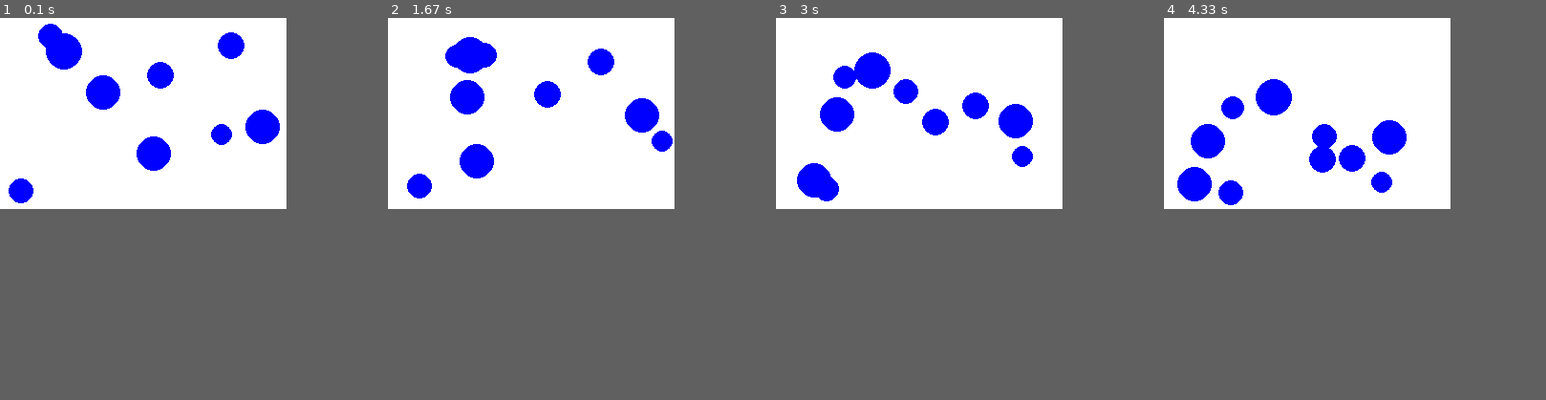
Above: before the commit, frames 1-4 (left to right).
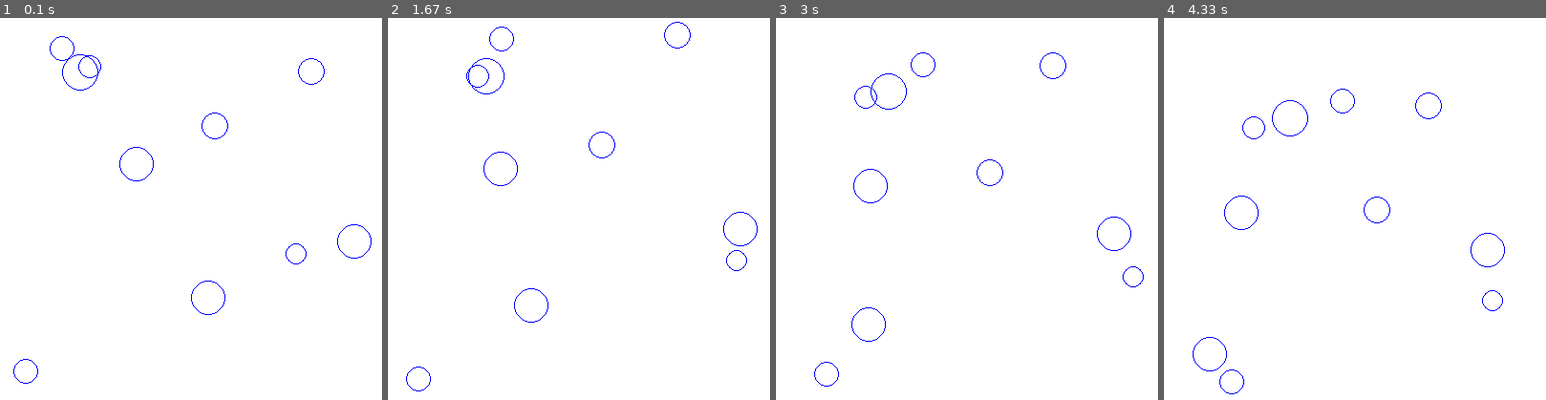
Above: after the commit, the same moments.

Repository: CamShaft54/CamShaft54-ff-project
Game: pygame game, started from pygame_testing.py
Two runs of this game, one before a commit and one after it. Both use one fixed random seed, a clock stepped at 60 frames per second and the inputs below.
Inputs:
- Up to frame 1 (0.1 s): no input
- Up to frame 2 (1.67 s): no input
- Up to frame 3 (3 s): no input
- Up to frame 4 (4.33 s): no input
In our replay, the window is 300x200 before the commit and 400x400 after it. These sizes can differ from the game's own. Grey fills any space a smaller window leaves; there, only what the larger window draws over its background counts as a difference.

The runs differ from the first frame. In frame 1, 4.4% of the frame differs, in the area x 2-98%, y 1-96%; in frame 2, 4.5%; in frame 3, 4.7%; in frame 4, 4.9%, in the area x 3-90%, y 16-99%.

Commit message:
Add Project Timeline in Decomposition.md.

Diff:
--- /dev/null
+++ b/focus_day_project.py
@@ -0,0 +1,143 @@
+import random
+
+# Library imports
+import pygame
+from pygame.key import *
+from pygame.locals import *
+from pygame.color import *
+
+# pymunk imports
+import pymunk
+import pymunk.pygame_util
+
+
+class BouncyBalls(object):
+    """
+    This class implements a simple scene in which there is a static platform (made up of a couple of lines)
+    that don't move. Balls appear occasionally and drop onto the platform. They bounce around.
+    """
+    def __init__(self):
+        # Space
+        self._space = pymunk.Space()
+        self._space.gravity = (0.0, -900.0)
+
+        # Physics
+        # Time step
+        self._dt = 1.0 / 60.0
+        # Number of physics steps per screen frame
+        self._physics_steps_per_frame = 1
+
+        # pygame
+        pygame.init()
+        self._screen = pygame.display.set_mode((600, 600))
+        self._clock = pygame.time.Clock()
+
+        self._draw_options = pymunk.pygame_util.DrawOptions(self._screen)
+
+        # Static barrier walls (lines) that the balls bounce off of
+        self._add_static_scenery()
+
+        # Balls that exist in the world
+        self._balls = []
+
+        # Execution control and time until the next ball spawns
+        self._running = True
+        self._ticks_to_next_ball = 10
+
+    def run(self):
+        """
+        The main loop of the game.
+        :return: None
+        """
+        # Main loop
+        while self._running:
+            # Progress time forward
+            for x in range(self._physics_steps_per_frame):
+                self._space.step(self._dt)
+
+            self._process_events()
+            self._update_balls()
+            self._clear_screen()
+            self._draw_objects()
+            pygame.display.flip()
+            # Delay fixed time between frames
+            self._clock.tick(50)
+            pygame.display.set_caption("fps: " + str(self._clock.get_fps()))
+
+    def _add_static_scenery(self):
+        """
+        Create the static bodies.
+        :return: None
+        """
+        static_body = self._space.static_body
+        static_lines = [pymunk.Segment(static_body, (111.0, 246.0), (407.0, 246.0), 0.0),
+                        pymunk.Segment(static_body, (407.0, 246.0), (407.0, 500.0), 0.0),
+                        pymunk.Segment(static_body, (111.0, 246.0), (111.0, 500.0), 0.0)]
+        for line in static_lines:
+            line.elasticity = 0.95
+            line.friction = 0.9
+        self._space.add(static_lines)
+
+    def _process_events(self):
+        """
+        Handle game and events like keyboard input. Call once per frame only.
+        :return: None
+        """
+        for event in pygame.event.get():
+            if event.type == QUIT:
+                self._running = False
+            elif event.type == KEYDOWN and event.key == K_ESCAPE:
+                self._running = False
+            elif event.type == KEYDOWN and event.key == K_p:
+                pygame.image.save(self._screen, "bouncing_balls.png")
+
+    def _update_balls(self):
+        """
+        Create/remove balls as necessary. Call once per frame only.
+        :return: None
+        """
+        self._ticks_to_next_ball -= 1
+        if self._ticks_to_next_ball <= 0:
+            self._create_ball()
+            self._ticks_to_next_ball = 100
+        # Remove balls that fall below 100 vertically
+        balls_to_remove = [ball for ball in self._balls if ball.body.position.y < 100]
+        for ball in balls_to_remove:
+            self._space.remove(ball, ball.body)
+            self._balls.remove(ball)
+
+    def _create_ball(self):
+        """
+        Create a ball.
+        :return:
+        """
+        mass = 10
+        radius = 25
+        inertia = pymunk.moment_for_circle(mass, 0, radius, (0, 0))
+        body = pymunk.Body(mass, inertia)
+        x = random.randint(115, 350)
+        body.position = x, 400
+        shape = pymunk.Circle(body, radius, (0, 0))
+        shape.elasticity = 0.95
+        shape.friction = 0.9
+        self._space.add(body, shape)
+        self._balls.append(shape)
+
+    def _clear_screen(self):
+        """
+        Clears the screen.
+        :return: None
+        """
+        self._screen.fill(THECOLORS["white"])
+
+    def _draw_objects(self):
+        """
+        Draw the objects.
+        :return: None
+        """
+        self._space.debug_draw(self._draw_options)
+
+
+if __name__ == '__main__':
+    game = BouncyBalls()
+    game.run()
--- a/pygame_testing.py
+++ b/pygame_testing.py
@@ -1,15 +1,12 @@
 import pygame
+import random
 import math
-import random
-import sys
 
-background_color = (255, 255, 255)
-(width, height) = (300, 200)
+background_colour = (255, 255, 255)
+(width, height) = (400, 400)
 drag = 0.999
 elasticity = 0.75
-gravity = math.pi
-gravity_length = 0.002
-
+gravity = (math.pi, 0.002)
 
 def addVectors(angle1, length1, angle2, length2):
     x = math.sin(angle1) * length1 + math.sin(angle2) * length2
@@ -21,15 +18,24 @@
     return angle, length
 
 
-class Particle:
+class Particle():
     def __init__(self, x, y, size):
         self.x = x
         self.y = y
         self.size = size
-        self.color = (0, 0, 255)
+        self.colour = (0, 0, 255)
         self.thickness = 1
         self.speed = 0
         self.angle = 0
+
+    def display(self):
+        pygame.draw.circle(screen, self.colour, (int(self.x), int(self.y)), self.size, self.thickness)
+
+    def move(self):
+        (self.angle, self.speed) = addVectors(self.angle, self.speed, gravity[0], gravity[1])
+        self.x += math.sin(self.angle) * self.speed
+        self.y -= math.cos(self.angle) * self.speed
+        self.speed *= drag
 
     def bounce(self):
         if self.x > width - self.size:
@@ -52,19 +58,10 @@
             self.angle = math.pi - self.angle
             self.speed *= elasticity
 
-    def display(self):
-        pygame.draw.circle(screen, self.color, (int(self.x), int(self.y)), self.size)
-
-    def move(self):
-        (self.angle, self.speed) = addVectors(self.angle, self.speed, gravity, gravity_length)
-        self.x += math.sin(self.angle) * self.speed
-        self.y -= math.cos(self.angle) * self.speed
-        self.speed *= drag
-
 
 screen = pygame.display.set_mode((width, height))
-pygame.display.set_caption('Tutorial 1')
-screen.fill(background_color)
+pygame.display.set_caption('Tutorial 6')
+
 number_of_particles = 10
 my_particles = []
 
@@ -72,19 +69,24 @@
     size = random.randint(10, 20)
     x = random.randint(size, width - size)
     y = random.randint(size, height - size)
+
     particle = Particle(x, y, size)
     particle.speed = random.random()
     particle.angle = random.uniform(0, math.pi * 2)
+
     my_particles.append(particle)
 
-while True:
+running = True
+while running:
     for event in pygame.event.get():
         if event.type == pygame.QUIT:
-            pygame.quit()
-            sys.exit()
-    screen.fill(background_color)
+            running = False
+
+    screen.fill(background_colour)
+
     for particle in my_particles:
         particle.move()
         particle.bounce()
         particle.display()
+
     pygame.display.flip()
Not shown, changed: Decomposition.md
